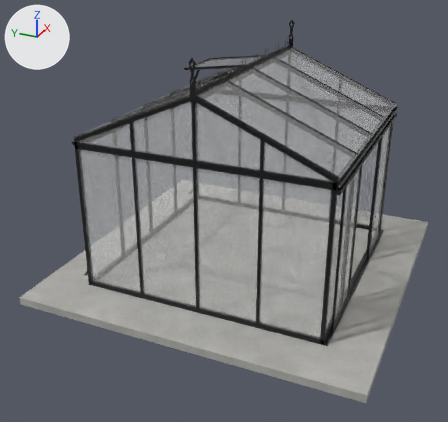
Two versions of the glTF model models/scandiglas/sg-rect-10-2-10-2-decor.glb, one commit apart.
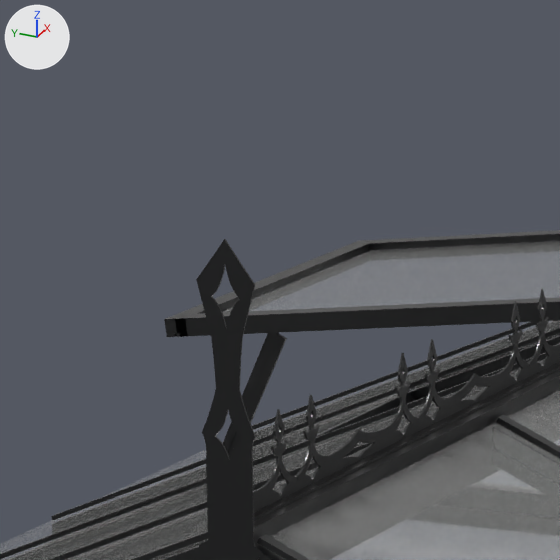
Each version is shown whole from a 50 mm lens placed at (-7.21, -0.7, 4.23), pointed at (-0.4, 2.36, 0.83), then close up on the part from 36% to 52% of the width and 6% to 23% of the height. Lighting does not change. The marker at upper left points along +X, +Y and +Z. The first two pictures are the older version. Vertices at exactly the same position are counted once.

In view in the first close-up: 'scandiglas-rect-10-2-10-2-decor'.
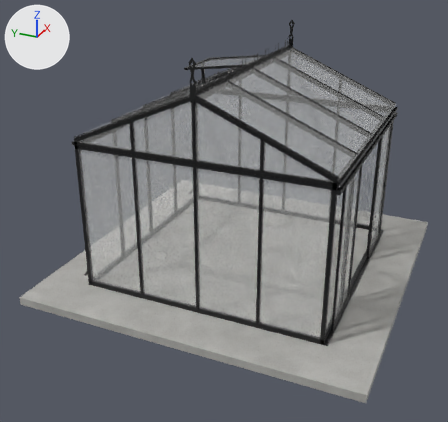
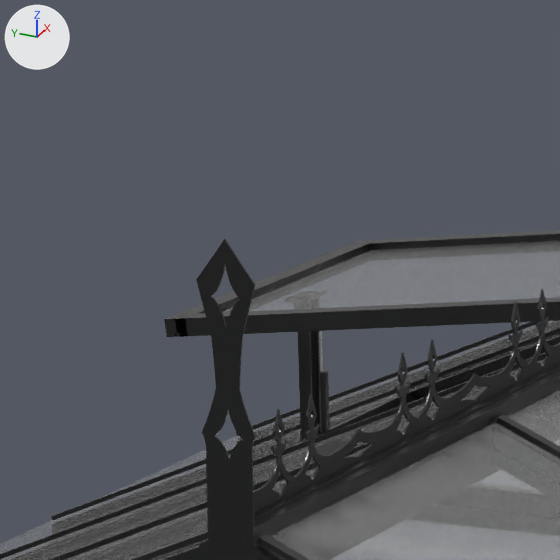
Boxes [x1, y1, x2, y2] around the edits, measured in the close-ups (560 x 560 px; the box of a moved part takes in the faces that stretch with it):
part 1 of me_scandiglas, moved or reshaped: before [228, 334, 287, 458]; after [298, 331, 313, 438]
part 2 of me_scandiglas, moved or reshaped: before [223, 332, 279, 453]; after [311, 331, 322, 435]
part 3 of me_scandiglas, added: after [319, 331, 330, 433]

The change, as a list of edits to the scene's bpy script:
```text
Change me_scandiglas:
    used by ob_scandiglas_rect_10_2_10_2_decor; location = (0.0, 0.0, 0.0)
    remove me_scandiglas.from_pydata(...)  # 15854 vertices, 30811 faces; spans x -2.19..2.19, y 0.0..4.38, z -0.1..3.04
    add me_scandiglas.from_pydata(...)  # 15909 vertices, 30903 faces; spans x -2.19..2.19, y 0.0..4.38, z -0.1..3.04
    me_scandiglas part 1: the loose piece of 24 vertices spanning x 0.03, y 2.9..3.07, z 2.22..2.56 is turned -26.3 degrees about the x axis through its middle and scaled by 0.851, then moved by (0.34, 0.05, -0.03)
    me_scandiglas part 2: the loose piece of 24 vertices spanning x 0.03, y 2.91..3.06, z 2.26..2.56 is turned -25.8 degrees about the x axis through its middle and scaled by 0.934, then moved by (0.38, 0.04, -0.05)
    me_scandiglas part 3: a new loose piece of 131 vertices spanning x 0.41..0.44, y 3.01..3.05, z 2.24..2.51
    other edits to the shape of me_scandiglas do not show in these pictures
```
